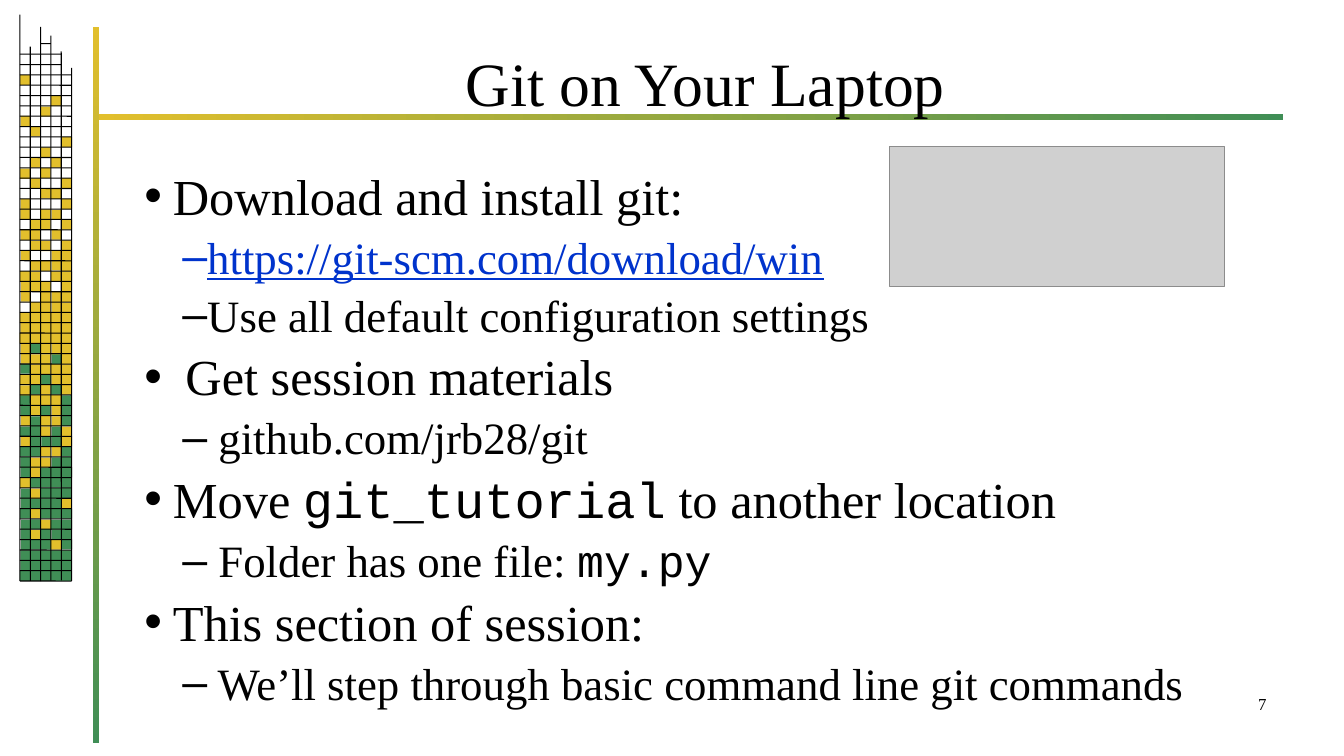
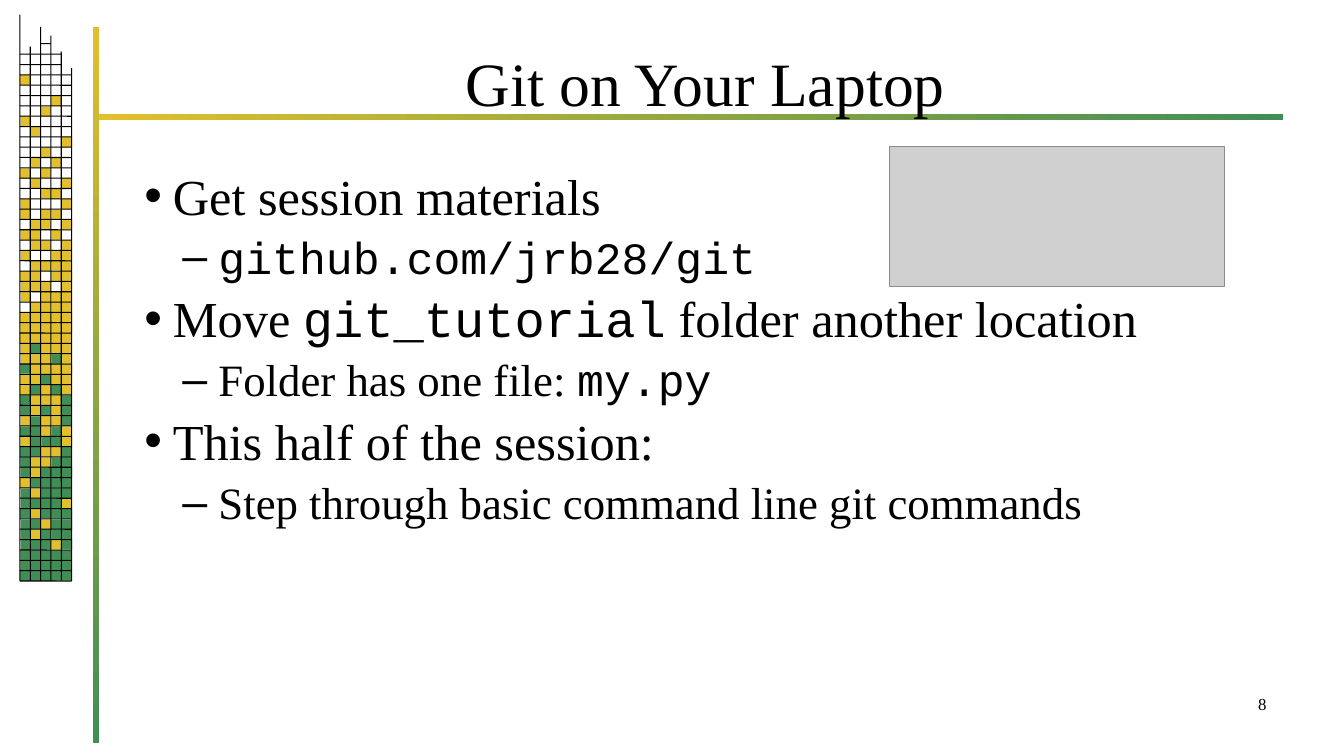
Before and after one commit to jrb28/git, a slide deck: slide 8 of 26bGit.pptx (slide 7 before the commit). Drawn at 1344x756 pixels with LibreOffice and Linux fonts; fonts in the diff are those of the drawing; grey boxes stand for pictures; background and template pictures are left out. Boxes give left, top, right and bottom in pixels: in the first picture for what was removed or moved away, otherwise in the second. Text is boxed around its words. In the diff, an @@ line names an element or a change of style, - is before the commit and + after.

```diff
--- a/26bGit.pptx
+++ b/26bGit.pptx
@@ text at <box>173,180,869,341</box>: paragraphs removed @@
-• Download and install git:
-  – https://git-scm.com/download/win
-  – Use all default configuration settings
@@ text at <box>218,242,756,284</box>: font Times New Roman to Courier New in "github.com/jrb28/git" @@
@@ text at <box>173,301,1137,348</box>: text changed @@
-• Move git_tutorial to another location
+• Move git_tutorial folder another location
@@ text at <box>173,424,1082,529</box>: text changed @@
-• This section of session:
-  – We’ll step through basic command line git commands
+• This half of the session:
+  – Step through basic command line git commands
@@ page number at <box>1258,699,1266,710</box>: text changed @@
-7
+8
```
Also in this commit, not shown: 1 slide added.
